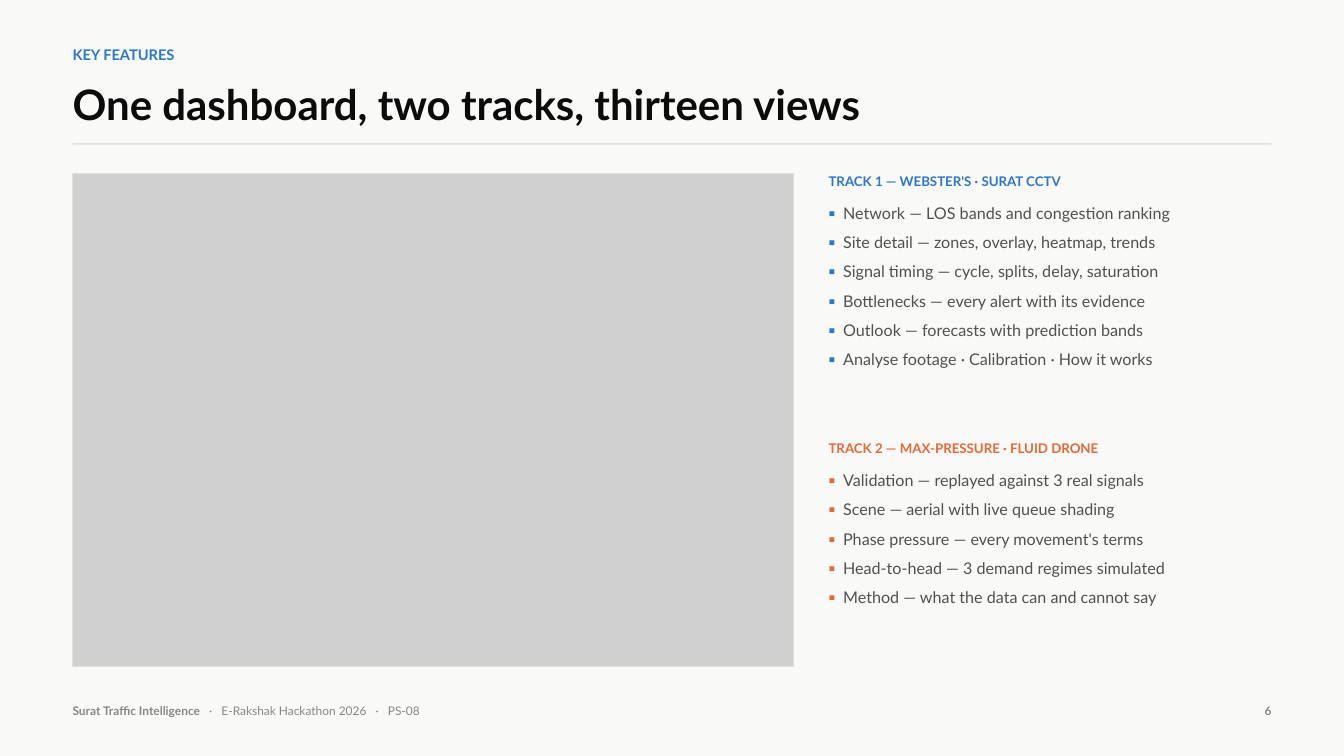
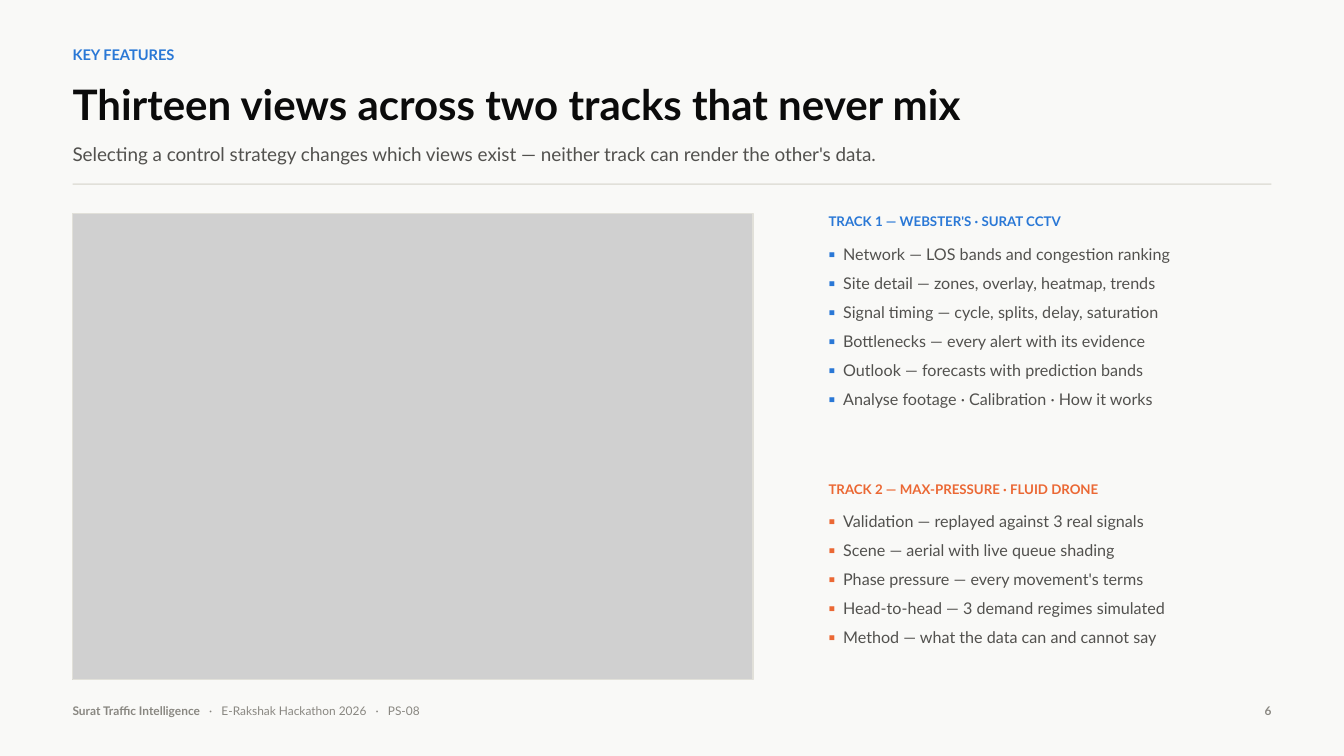
Before and after one commit to Nikhil-AI-Labs/Traffic-Management-System, a slide deck: slide 6 of submission/Surat-Traffic-Intelligence-PS08.pptx. Drawn at 1344x756 pixels with LibreOffice and Linux fonts; fonts in the diff are those of the drawing; grey boxes stand for pictures. Boxes give left, top, right and bottom in pixels: in the first picture for what was removed or moved away, otherwise in the second. Text is boxed around its words. In the diff, an @@ line names an element or a change of style, - is before the commit and + after.

```diff
--- a/submission/Surat-Traffic-Intelligence-PS08.pptx
+++ b/submission/Surat-Traffic-Intelligence-PS08.pptx
@@ text at box(73, 88, 961, 121): text changed @@
-One dashboard, two tracks, thirteen views
+Thirteen views across two tracks that never mix
@@ text added at box(73, 147, 876, 165), 13.5 pt, text #52514E @@
+Selecting a control strategy changes which views exist — neither track can render the other's data.
@@ 4 texts, 1 rectangle: place and size @@
-4 texts, 1 rectangle at box(73, 143, 1271, 606)
+4 texts, 1 rectangle at box(73, 184, 1271, 646)
@@ picture: place and size @@
-picture at box(73, 173, 793, 666)
+picture at box(73, 214, 753, 680)
@@ rectangle: place and size @@
-rectangle at box(73, 173, 793, 666)
+rectangle at box(73, 214, 753, 680)
```
Also in this commit, not shown: 9 other slides changed, 2 other files.
